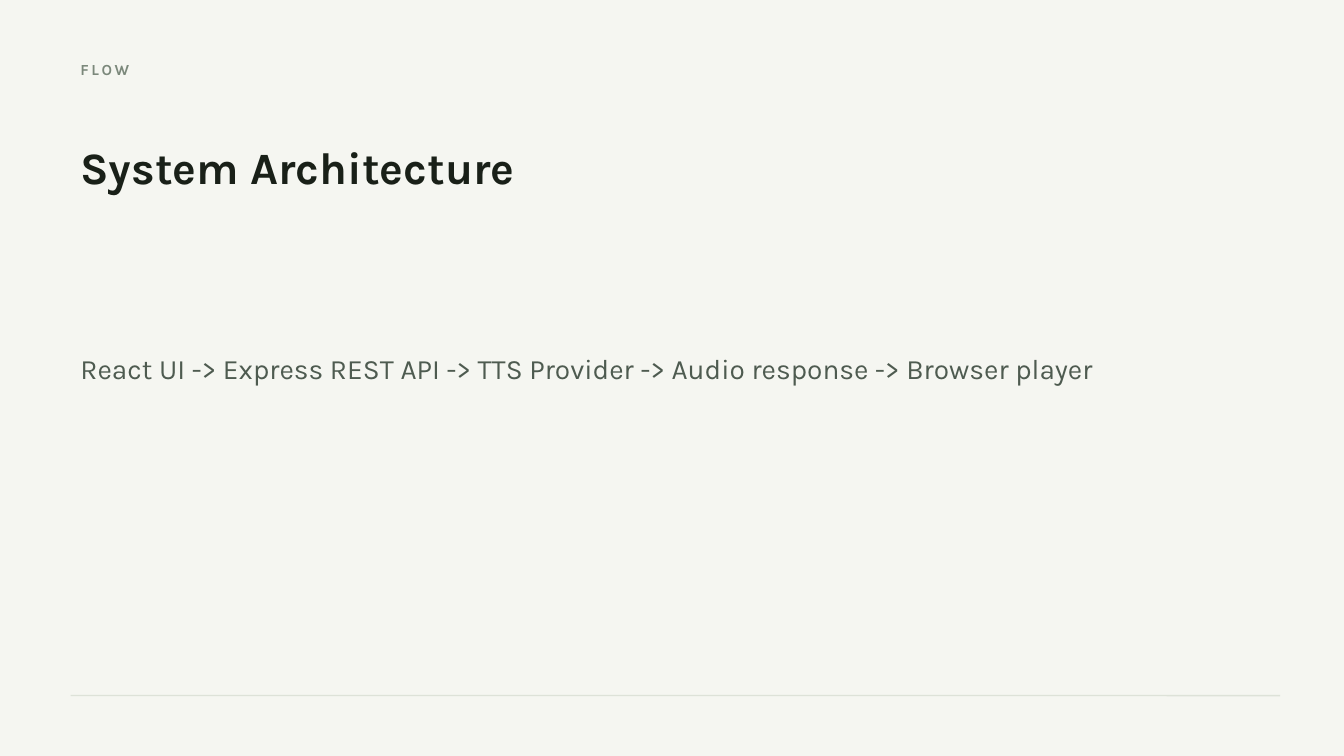
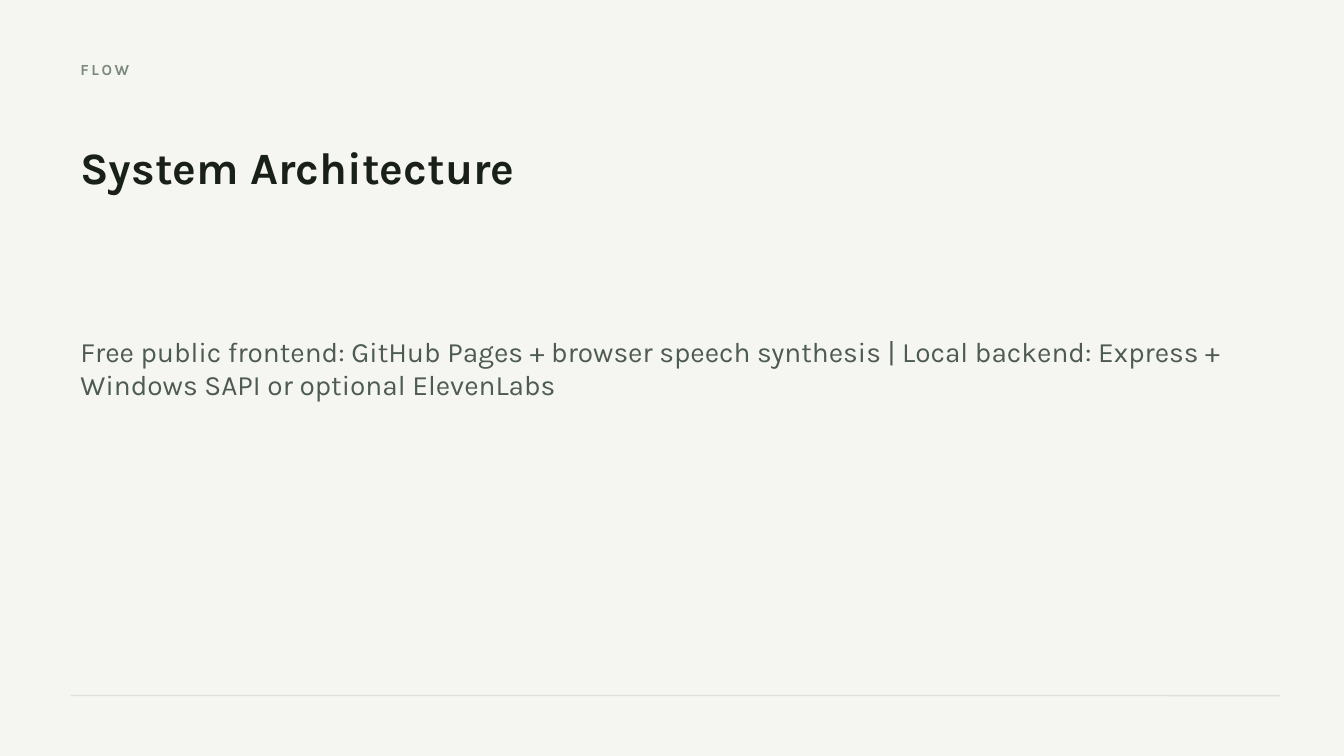
Before and after one commit to Ahusan20/text-to-speech-app, a slide deck: slide 4 of docs/project-presentation.pptx. Drawn at 1344x756 pixels with LibreOffice and Linux fonts; fonts in the diff are those of the drawing. Boxes give left, top, right and bottom in pixels: in the first picture for what was removed or moved away, otherwise in the second. Text is boxed around its words. In the diff, an @@ line names an element or a change of style, - is before the commit and + after.

```diff
--- a/docs/project-presentation.pptx
+++ b/docs/project-presentation.pptx
@@ text at (x1=80, y1=342, x2=1198, y2=402): text changed @@
-React UI -> Express REST API -> TTS Provider -> Audio response -> Browser player
+Free public frontend: GitHub Pages + browser speech synthesis | Local backend: Express + Windows SAPI or optional ElevenLabs
```
Also in this commit, not shown: 3 other slides changed, 6 other files.
